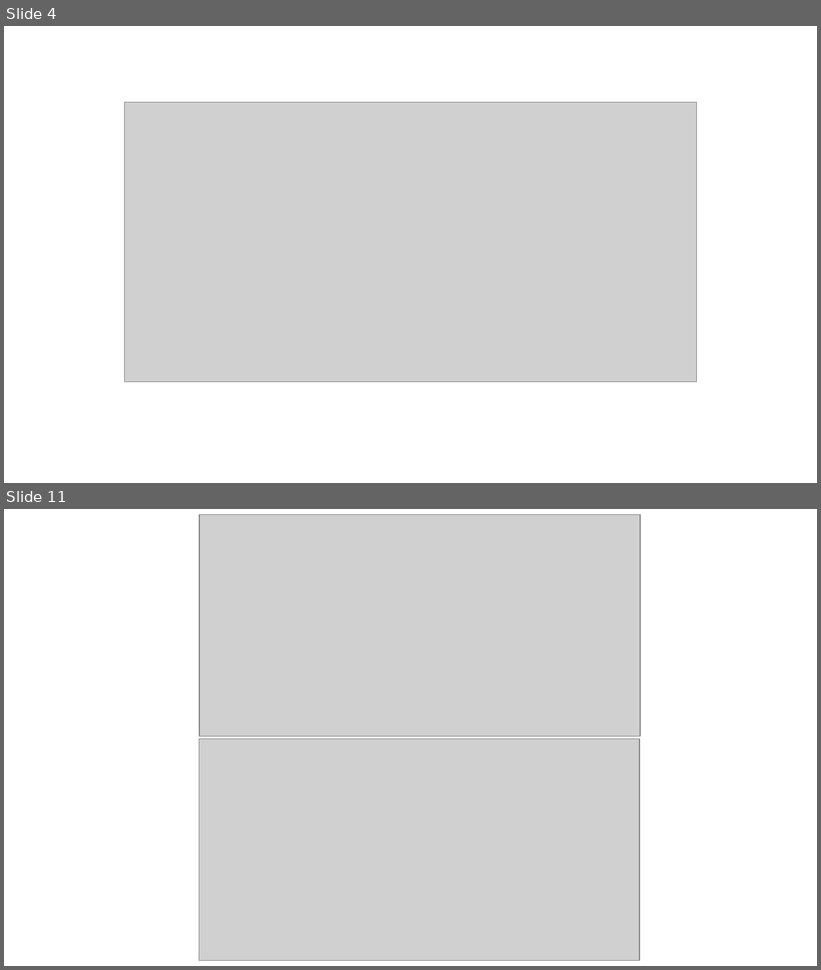
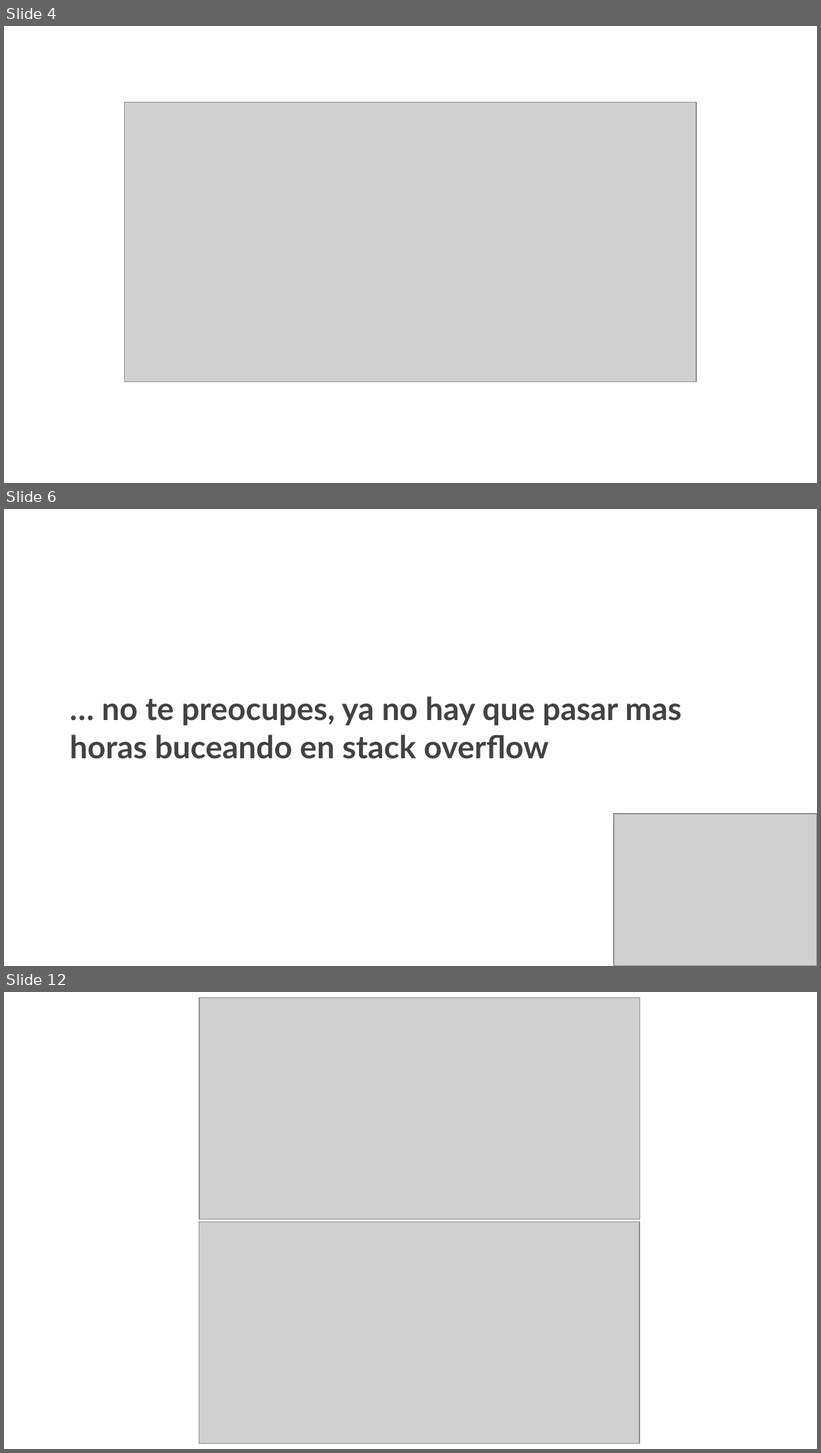
Before and after one commit to Data-Crew/transport-networks-lab, a slide deck: Presentaciones/Introducción al curso.pptx. Shown one above the other, each under a label of ours: slides 4 and 11 before the commit, slides 4, 6 and 12 after it; the slides between them are not shown. The pictures are 821x970 and 821x1453 pixels, drawn with LibreOffice and Linux fonts; fonts in the diff are those of the drawing; grey boxes stand for pictures. Boxes give left, top, right and bottom in pixels: in the first picture for what was removed or moved away, otherwise in the second. Text is boxed around its words. In the diff, an @@ line names an element or a change of style, - is before the commit and + after.

```diff
--- a/Presentaciones/Introducción al curso.pptx
+++ b/Presentaciones/Introducción al curso.pptx
@@ slide 6 added at (4, 509, 817, 966), background #FFFFFF @@
@@ title added at (70, 696, 681, 759), 28 pt, text #424242, bold @@
+… no te preocupes, ya no hay que pasar mas horas buceando en stack overflow
@@ picture added at (614, 814, 817, 966) @@
@@ what was slide 11 is now slide 12 @@
```
Also in this commit, not shown: 9 slides changed, 4 other slides added, 1 slide removed, 7 other files.
